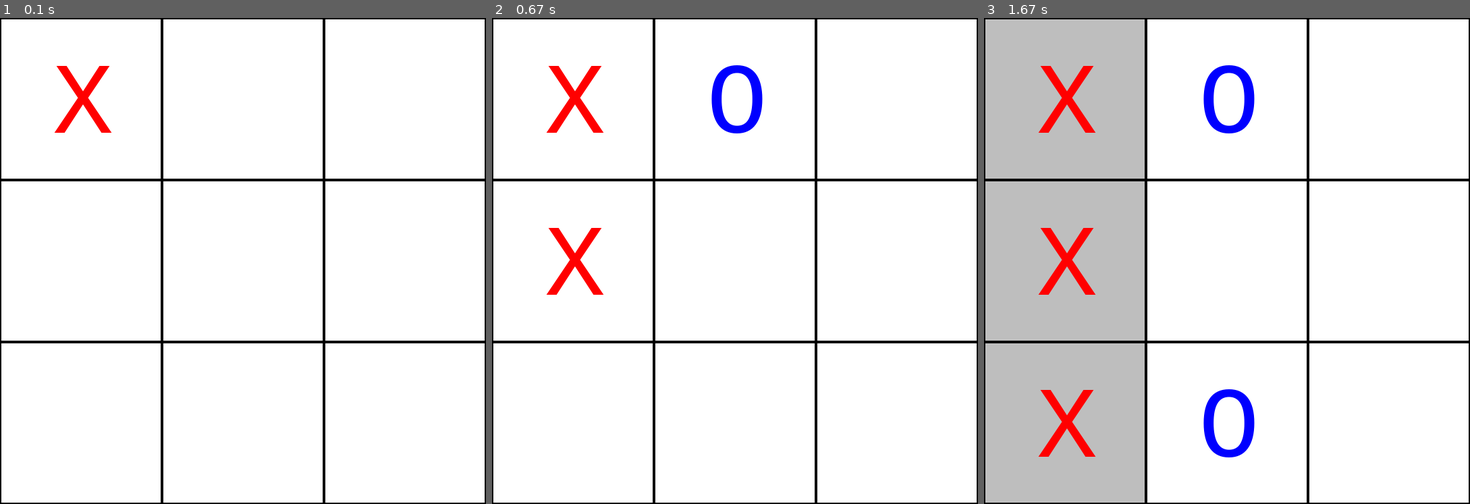
Above: before the commit, frames 1-3 (left to right).
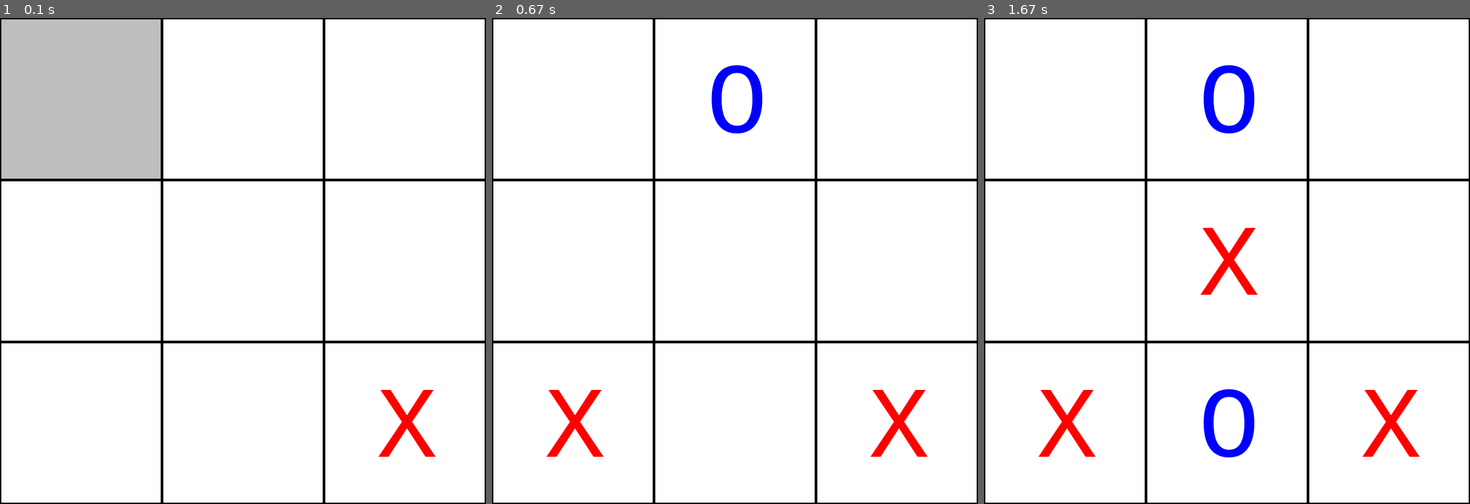
Above: after the commit, the same moments.

Repository: callum-lin/noughts-and-crosses-solver
Game: pygame game, started from game_pygame.py
Two runs of this game, one before a commit and one after it. Both use one fixed random seed, a clock stepped at 60 frames per second and the inputs below.
Inputs (mouse positions are in pixels of both pictures, inside the frame that each line leads up to):
- Up to frame 1 (0.1 s): no input
- Up to frame 2 (0.67 s): press the mouse at (895, 100) at 0.37 s; move the mouse to (807, 115) at 0.47 s; release the mouse at (715, 129) at 0.6 s
- Up to frame 3 (1.67 s): press the mouse at (1066, 100) at 0.7 s; move the mouse to (1163, 231) at 0.8 s; release the mouse at (1265, 363) at 0.93 s

The runs differ from the first frame. In frame 1, 11% of the frame differs, in the area x 0-90%, y 0-91%; in frame 2, 2.2%; in frame 3, 33%, in the area x 0-90%, y 0-100%.

Commit message:
make the ai make a random move on start

Diff:
--- a/game_cli.py
+++ b/game_cli.py
@@ -8,14 +8,14 @@
     have_noughts_won,
     game_ended,
     negamax,
-    is_move_valid
+    is_move_valid,
+    generate_random_move,
 )
 
 import signal
 from sys import exit
 from string import ascii_uppercase
 from time import sleep
-from random import randint
 
 
 def clear_screen():
@@ -92,7 +92,8 @@
 
 def main():
     board = [[" ", " ", " "] for i in range(3)]
-    board[randint(0,2)][randint(0,2)] = "X"
+    move = generate_random_move(board)
+    make_move(board, move)
     enable_alternate_text_buffer()
     game_loop(board)
     show_message(board)
--- a/game_pygame.py
+++ b/game_pygame.py
@@ -10,9 +10,9 @@
     negamax,
     is_move_valid,
     return_list_of_won_squares,
+    generate_random_move,
 )
 import pygame
-from random import randint
 
 WIDTH = 720
 HEIGHT = 720
@@ -84,7 +84,8 @@
     screen = pygame.display.set_mode((WIDTH, HEIGHT))
     clock = pygame.time.Clock()
     board = [[" ", " ", " "] for i in range(3)]
-    board[randint(0, 2)][randint(0, 2)] = "X"
+    move = generate_random_move(board)
+    make_move(board, move)
     while True:
         game_loop(screen, clock, board)
     pygame.quit()
--- a/noughts_and_crosses.py
+++ b/noughts_and_crosses.py
@@ -1,4 +1,5 @@
 from math import inf
+from random import randint, choice
 
 
 def get_all_child_moves(board):
@@ -123,3 +124,13 @@
     if board[0][2] == board[1][1] == board[2][0]:
         return [(0, 2), (1, 1), (2, 0)]
     return False
+
+
+def generate_random_move(board):
+    possible_moves = []
+    for i in range(3):
+        for j in range(3):
+            move = (i, j)
+            if is_move_valid(board, move):
+                possible_moves.append(move)
+    return choice(possible_moves)
